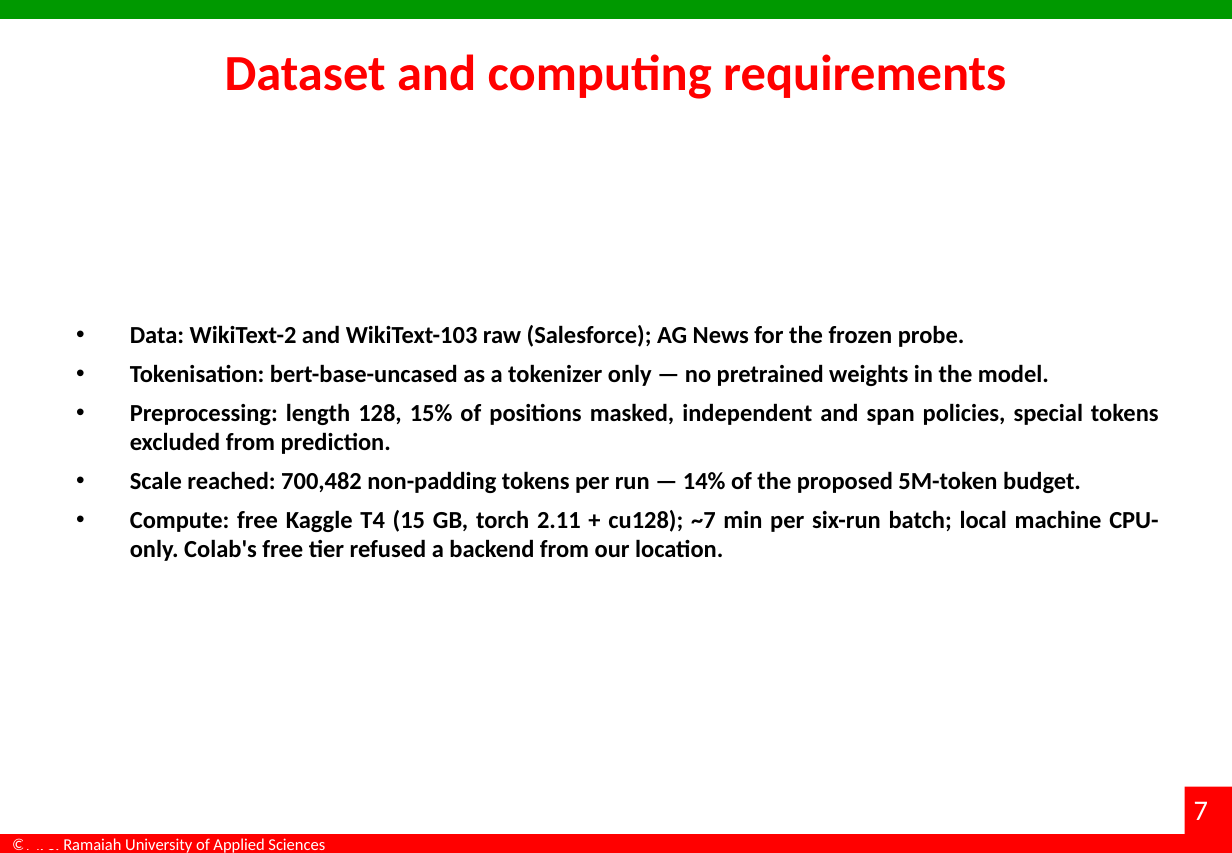
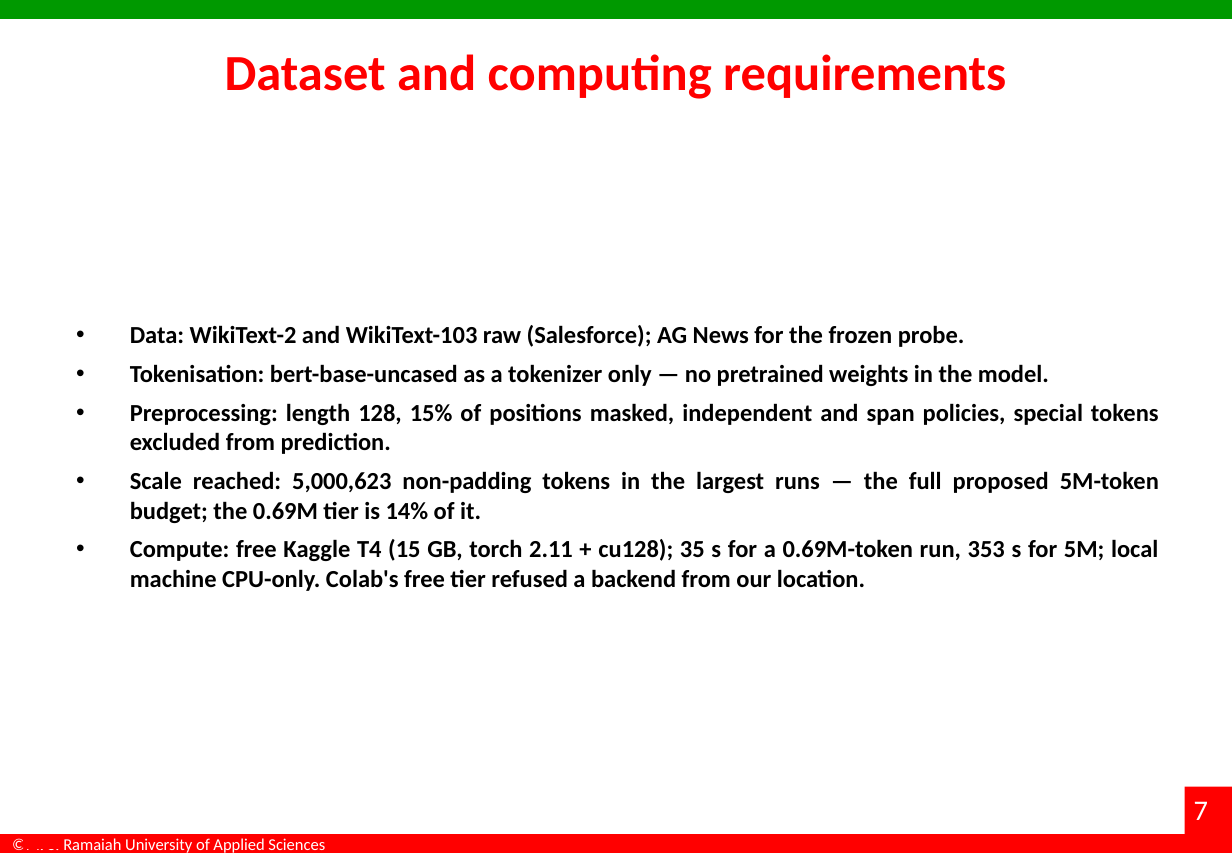
Before and after one commit to dakshadev/7th-sem, a slide deck: slide 7 of docs/Interim_Project_Presentation_7th-sem.pptx. Drawn at 1232x853 pixels with LibreOffice and Linux fonts; fonts in the diff are those of the drawing; background and template pictures are left out. Boxes give left, top, right and bottom in pixels: in the first picture for what was removed or moved away, otherwise in the second. Text is boxed around its words. In the diff, an @@ line names an element or a change of style, - is before the commit and + after.

```diff
--- a/docs/Interim_Project_Presentation_7th-sem.pptx
+++ b/docs/Interim_Project_Presentation_7th-sem.pptx
@@ text at [130,471,1159,591]: text changed @@
-• Scale reached: 700,482 non-padding tokens per run — 14% of the proposed 5M-token budget.
-• Compute: free Kaggle T4 (15 GB, torch 2.11 + cu128); ~7 min per six-run batch; local machine CPU-only. Colab's free tier refused a backend from our location.
+• Scale reached: 5,000,623 non-padding tokens in the largest runs — the full proposed 5M-token budget; the 0.69M tier is 14% of it.
+• Compute: free Kaggle T4 (15 GB, torch 2.11 + cu128); 35 s for a 0.69M-token run, 353 s for 5M; local machine CPU-only. Colab's free tier refused a backend from our location.
```
Also in this commit, not shown: 4 other slides changed.
